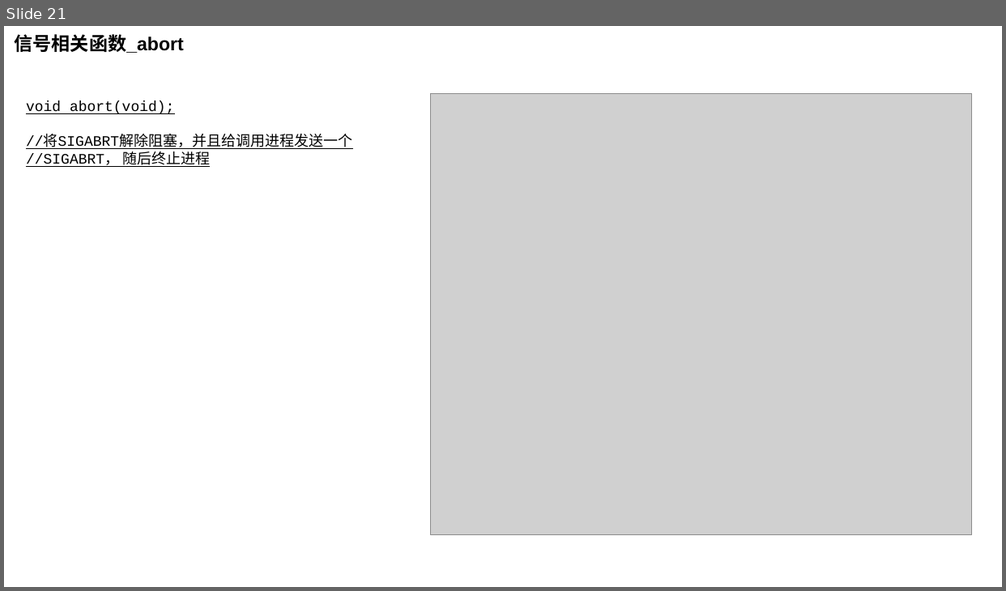
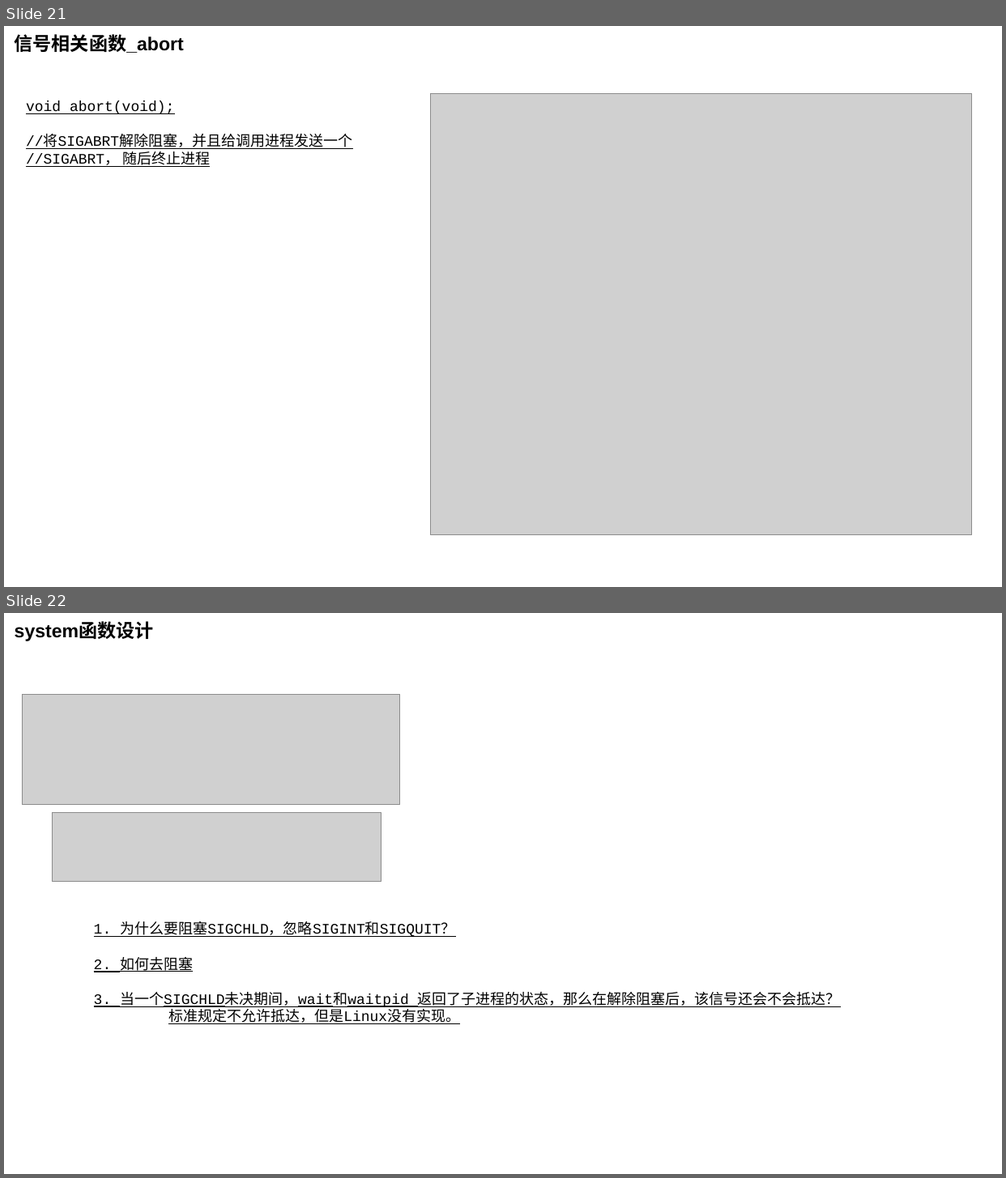
Before and after one commit to zhaosonggo/APUE, a slide deck: 信号.pptx. Shown one above the other, each under a label of ours: slide 21 before the commit, slides 21 and 22 after it. The pictures are 1006x591 and 1006x1178 pixels, drawn with LibreOffice and Linux fonts; fonts in the diff are those of the drawing; grey boxes stand for pictures. Boxes give left, top, right and bottom in pixels: in the first picture for what was removed or moved away, otherwise in the second. Text is boxed around its words. In the diff, an @@ line names an element or a change of style, - is before the commit and + after.

```diff
--- a/信号.pptx
+++ b/信号.pptx
@@ slide 22 added at (4, 613, 1002, 1174), background #FFFFFF @@
@@ text added at (15, 622, 154, 641), 18 pt, text #000000, bold @@
+system函数设计
@@ picture added at (22, 694, 400, 805) @@
@@ picture added at (53, 813, 381, 882) @@
@@ text added at (94, 922, 841, 1024), 14 pt, text #000000, underline @@
+1. 为什么要阻塞SIGCHLD，忽略SIGINT和SIGQUIT？
+2. 如何去阻塞
+3. 当一个SIGCHLD未决期间，wait和waitpid 返回了子进程的状态，那么在解除阻塞后，该信号还会不会抵达？
+标准规定不允许抵达，但是Linux没有实现。
```
Also in this commit, not shown: 4 other slides added, 1 slide removed, 8 other files.
